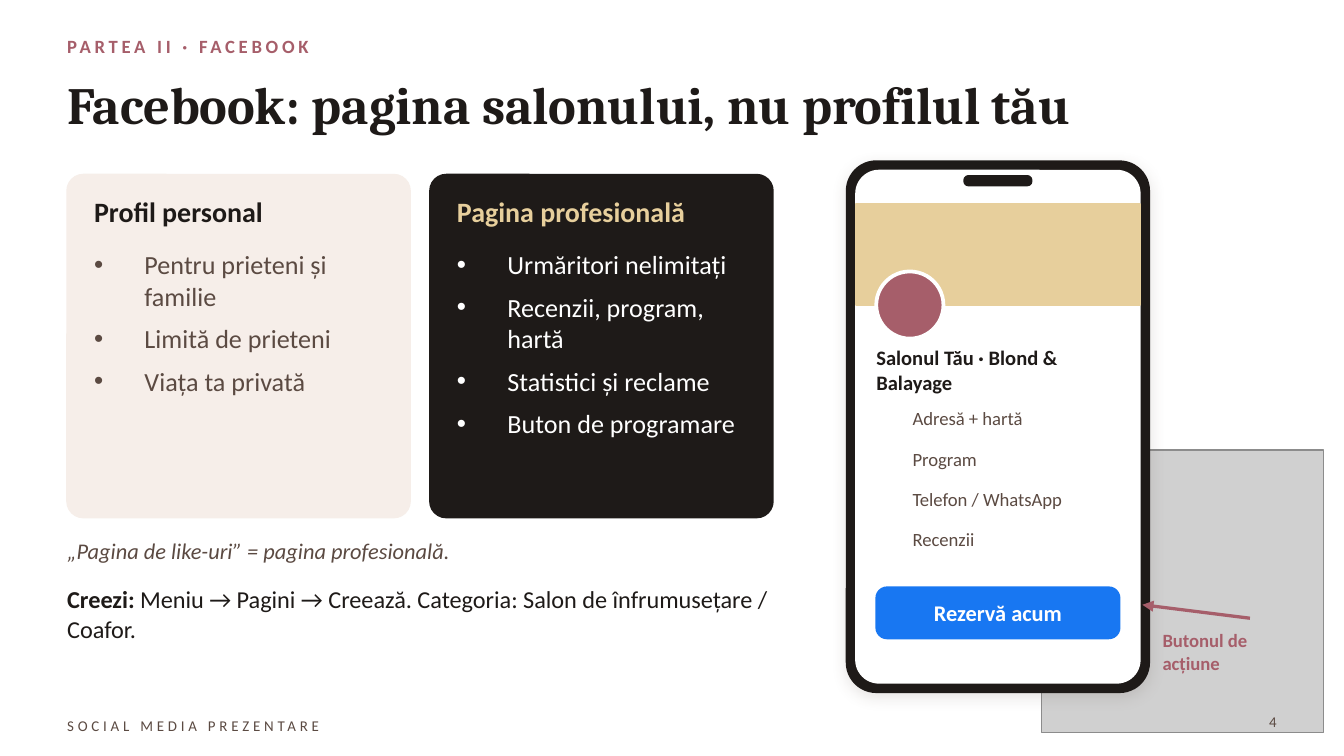
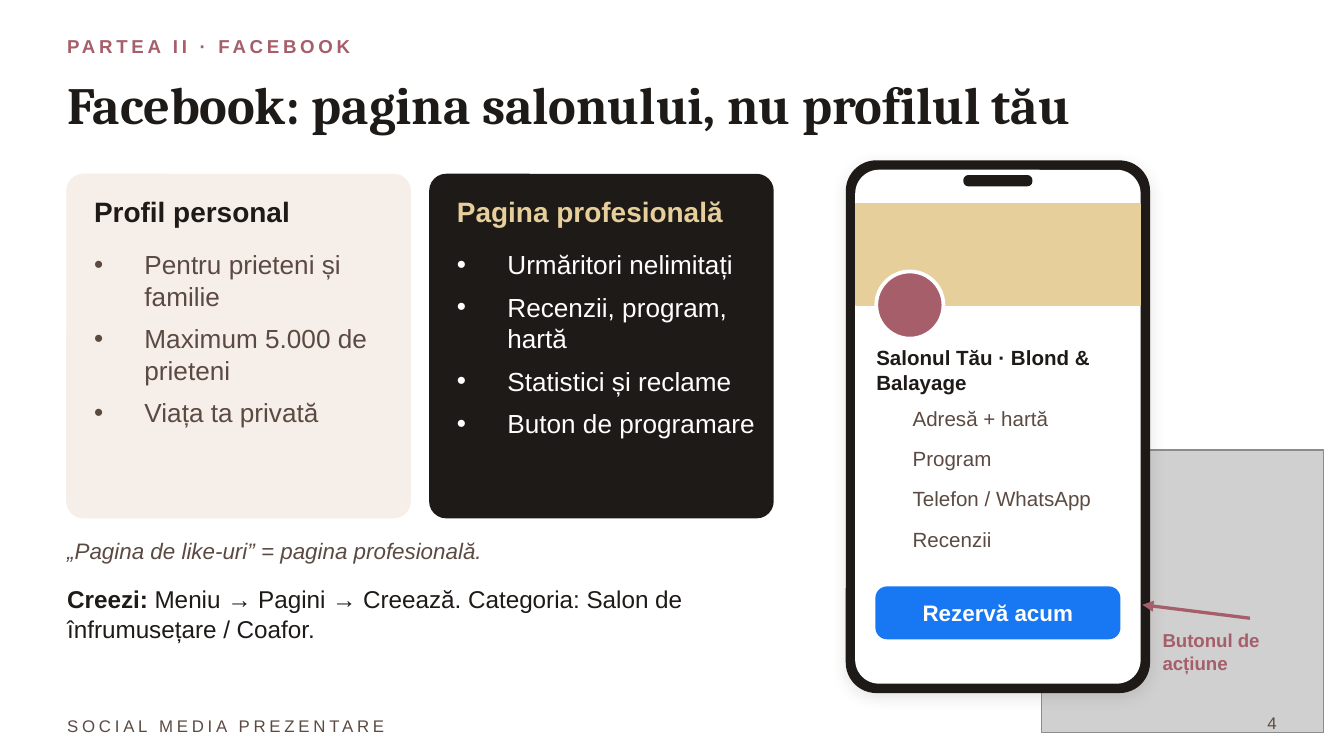
Before and after one commit to dianaavram2014/Blonde-ambition, a slide deck: slide 4 of SOCIAL_MEDIA_PREZENTARE.pptx. Drawn at 1344x756 pixels with LibreOffice and Linux fonts; fonts in the diff are those of the drawing; grey boxes stand for pictures; background and template pictures are left out. Boxes give left, top, right and bottom in pixels: in the first picture for what was removed or moved away, otherwise in the second. Text is boxed around its words. In the diff, an @@ line names an element or a change of style, - is before the commit and + after.

```diff
--- a/SOCIAL_MEDIA_PREZENTARE.pptx
+++ b/SOCIAL_MEDIA_PREZENTARE.pptx
@@ text at [144, 329, 367, 385]: text changed; font Calibri to Arial @@
-• Limită de prieteni
+• Maximum 5.000 de prieteni
@@ text at [144, 402, 318, 428]: font Calibri to Arial in "Pentru prieteni și familie", "Viața ta privată" @@
@@ size 10 to 11 pt, font Calibri to Arial in 4 elements at [913, 491, 1091, 511], [913, 411, 1048, 426], [913, 452, 992, 471], [913, 532, 992, 547] @@
@@ font Calibri to Arial in 9 elements at [67, 30, 1008, 63], [94, 201, 290, 227], [457, 201, 722, 227], [507, 254, 754, 439], [67, 542, 482, 564], [67, 590, 682, 643], [876, 350, 1069, 395], [923, 604, 1073, 622], [1163, 633, 1260, 674] @@
@@ text "SOCIAL MEDIA PREZENTARE" at [67, 712, 605, 739]: size 8 to 9 pt, font Calibri to Arial @@
@@ page number at [1267, 717, 1276, 733]: size 8 to 9 pt, font Calibri to Arial @@
```
Also in this commit, not shown: 19 other slides changed, 1 other file.
